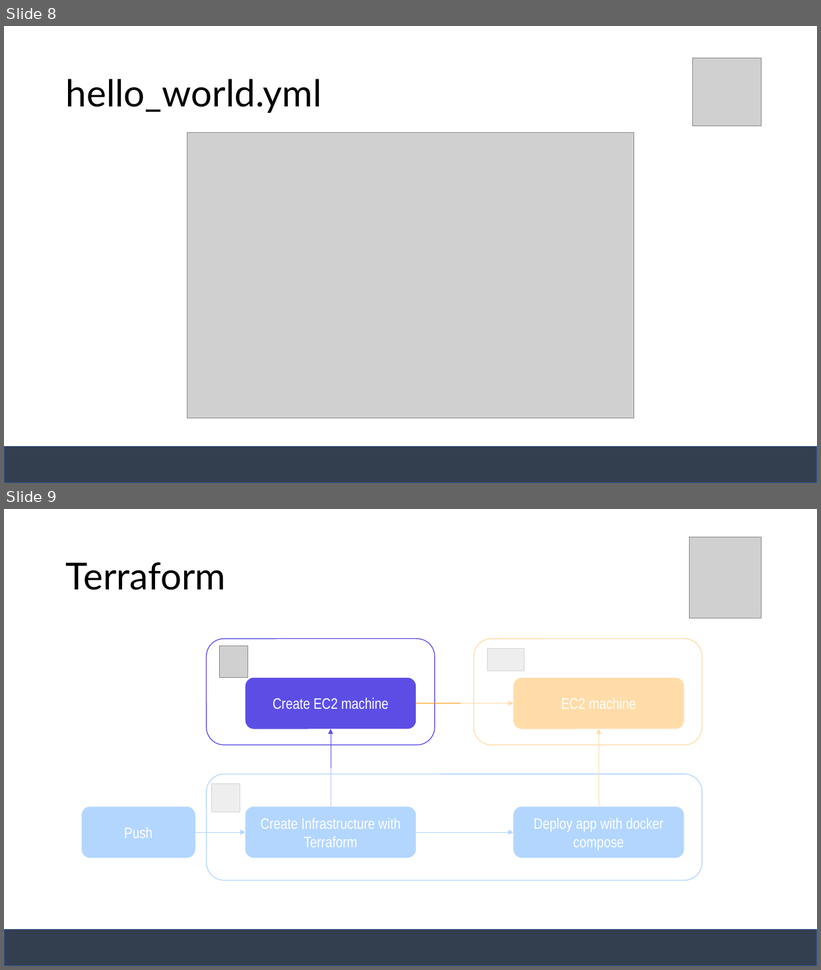
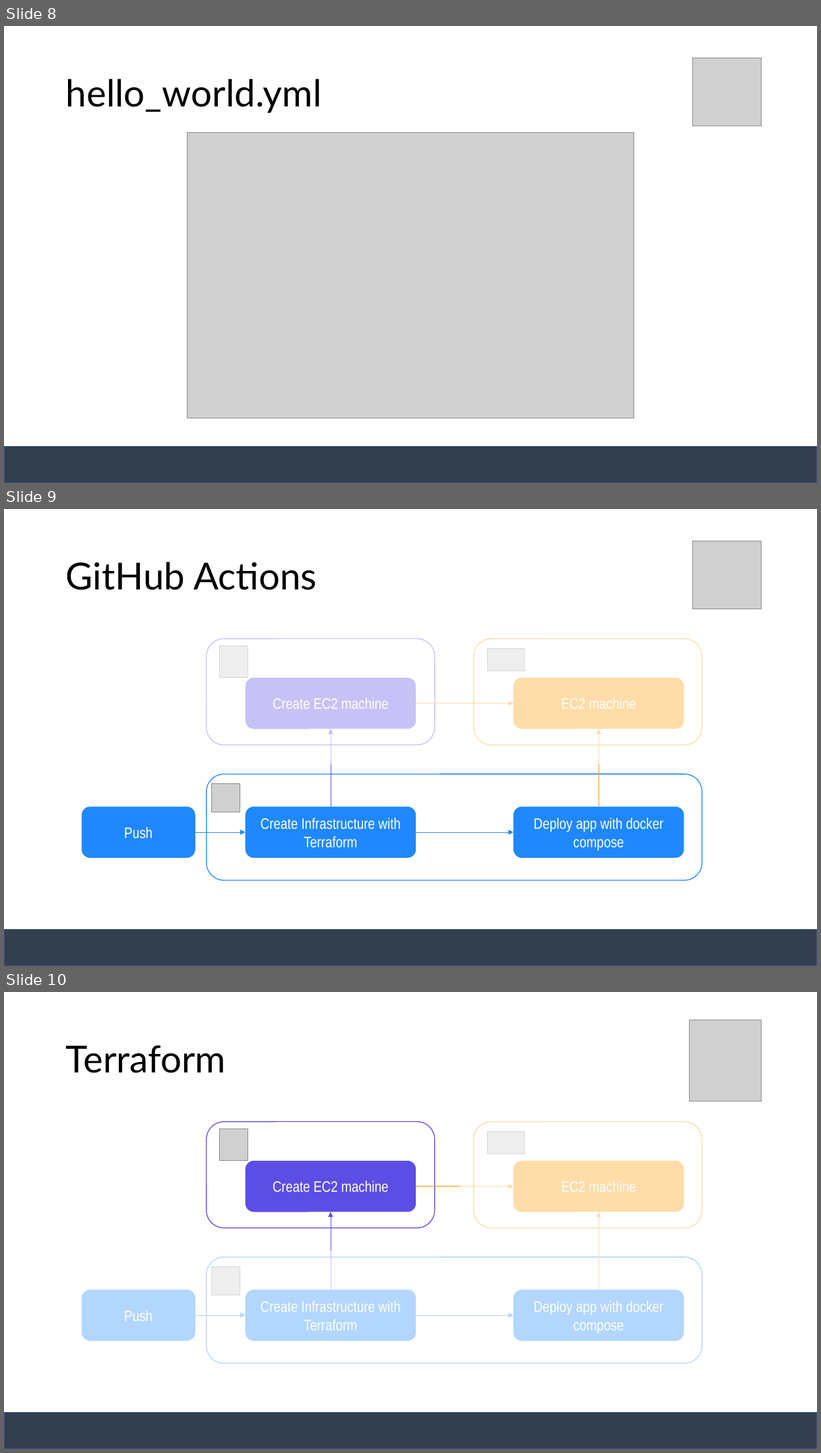
Before and after one commit to janakaras/docker-in-the-cloud, a slide deck: Project Presentation.pptx. Shown one above the other, each under a label of ours: slides 8 and 9 before the commit, slides 8, 9 and 10 after it. The pictures are 821x970 and 821x1453 pixels, drawn with LibreOffice and Linux fonts; fonts in the diff are those of the drawing; grey boxes stand for pictures. Boxes give left, top, right and bottom in pixels: in the first picture for what was removed or moved away, otherwise in the second. Text is boxed around its words. In the diff, an @@ line names an element or a change of style, - is before the commit and + after.

```diff
--- a/Project Presentation.pptx
+++ b/Project Presentation.pptx
@@ slide 9 added at bbox=[4, 509, 817, 966], background #FFFFFF; not listed: 1 template element that a slide beside it also shows @@
@@ picture added at bbox=[693, 541, 762, 609] @@
@@ title added at bbox=[66, 562, 317, 590], 44 pt, text #000000 @@
+GitHub Actions
@@ rectangle added at bbox=[182, 622, 714, 764], fill #FFFFFF at 66% opacity @@
@@ rounded rectangle added at bbox=[207, 639, 435, 745], outline #5C4EE5 1 pt @@
@@ picture added at bbox=[220, 646, 249, 678] @@
@@ rounded rectangle added at bbox=[474, 639, 702, 745], outline #FF9900 1 pt @@
@@ picture added at bbox=[488, 649, 524, 671] @@
@@ rounded rectangle added at bbox=[246, 678, 416, 729], fill #5C4EE5, 18 pt, text #FFFFFF @@
+Create EC2 machine
@@ rounded rectangle added at bbox=[514, 678, 684, 729], fill #FF9900 @@
@@ arrow added from (416, 704) to (514, 704), #FF9900 0.5 pt @@
@@ arrow added from (331, 807) to (331, 729), #5C4EE5 0.5 pt @@
@@ arrow added from (599, 807) to (599, 729), #FF9900 0.5 pt @@
@@ rounded rectangle added at bbox=[207, 774, 702, 881], outline #2088FE 1 pt @@
@@ picture added at bbox=[212, 784, 241, 813] @@
@@ rounded rectangle added at bbox=[81, 807, 195, 858], fill #2088FE, 18 pt, text #FFFFFF @@
+Push
@@ rounded rectangle added at bbox=[246, 807, 416, 858], fill #2088FE, 18 pt, text #FFFFFF @@
+Create Infrastructure with Terraform
@@ rounded rectangle added at bbox=[514, 807, 684, 858], fill #2088FE, 18 pt, text #FFFFFF @@
+Deploy app with docker compose
@@ arrow added from (195, 832) to (246, 832), #2088FE 0.5 pt @@
@@ arrow added from (416, 832) to (514, 832), #2088FE 0.5 pt @@
@@ what was slide 9 is now slide 10 @@
```
Also in this commit, not shown: 1 slide changed.
